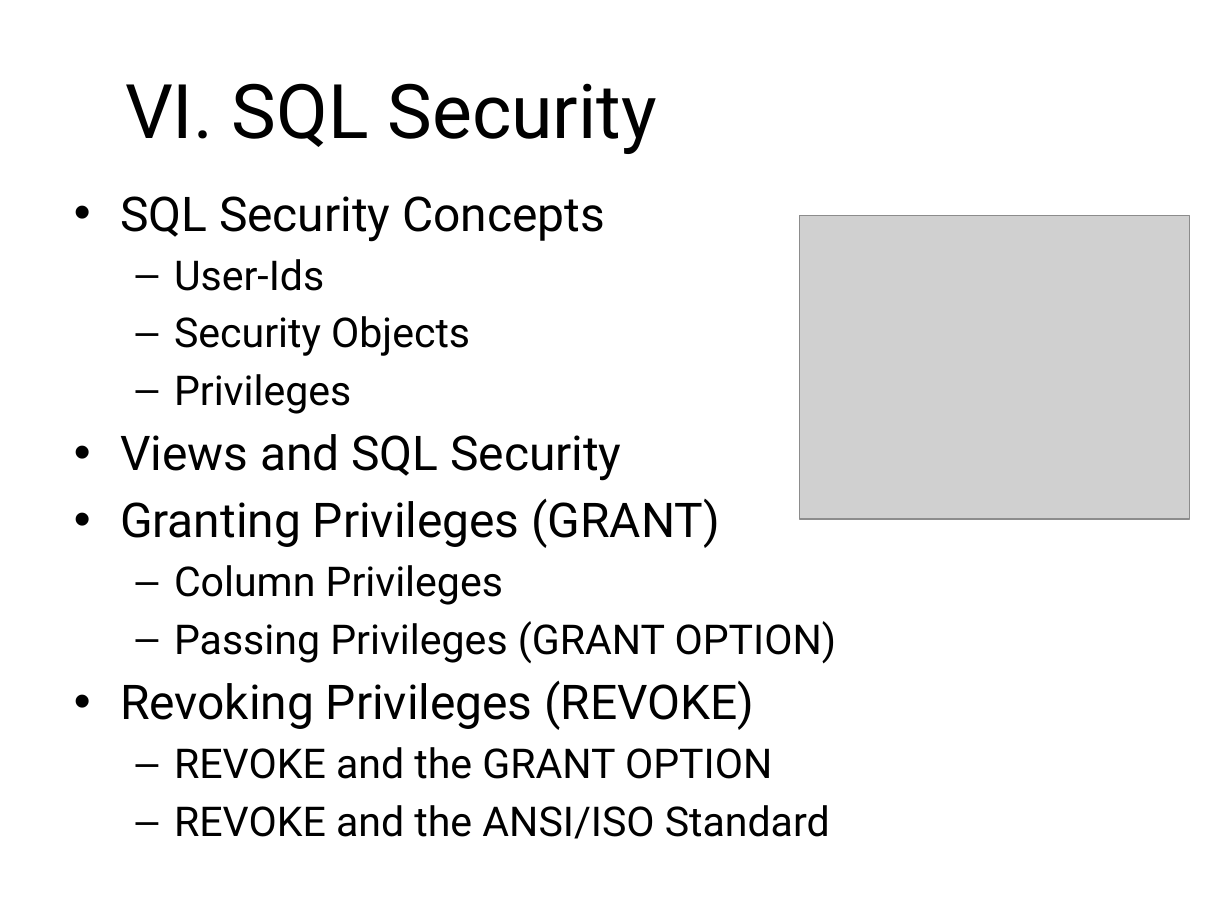
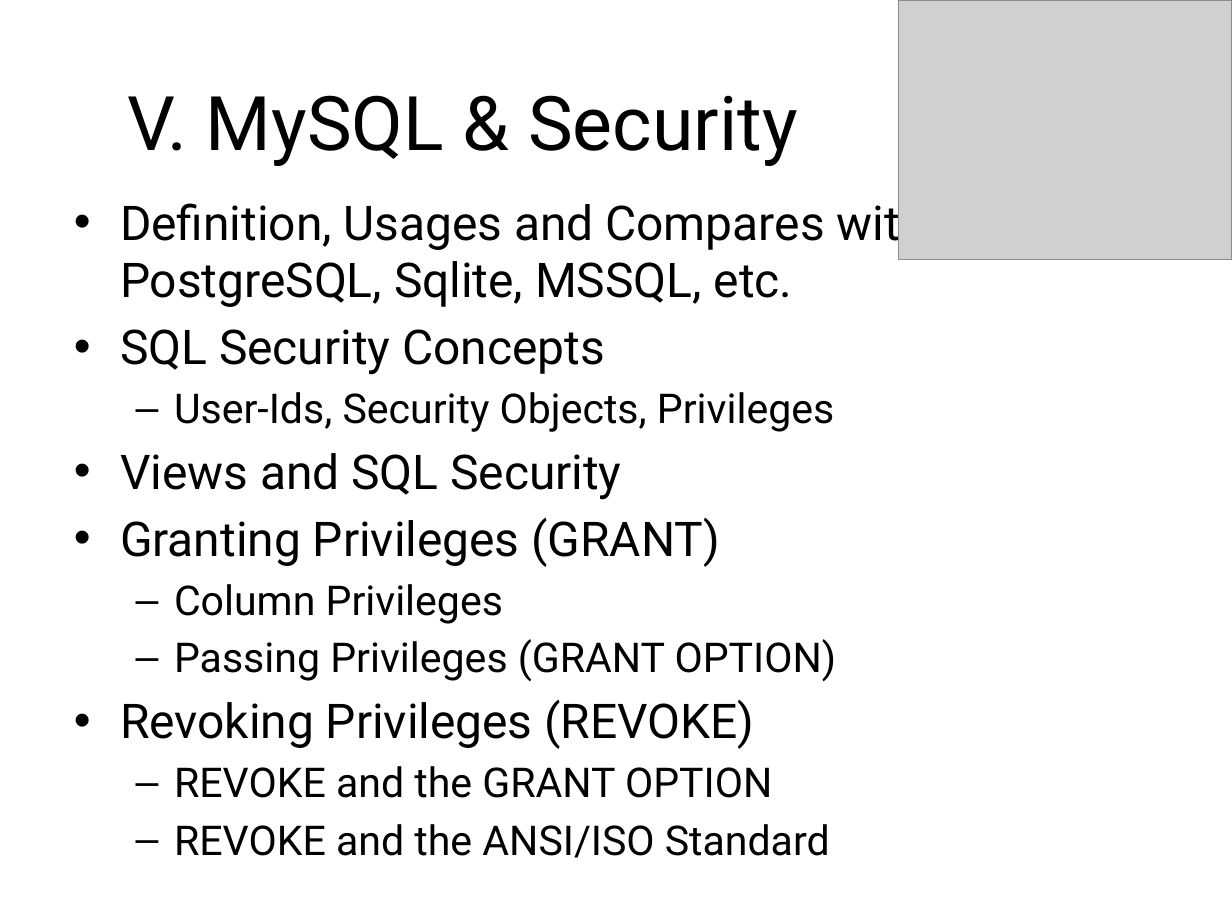
Before and after one commit to sonvq/sqltraining, a slide deck: slide 11 of QS_Training_SQL_Overview.pptx (slide 12 before the commit). Drawn at 1232x924 pixels with LibreOffice and Linux fonts; fonts in the diff are those of the drawing; grey boxes stand for pictures; background and template pictures are left out. Boxes give left, top, right and bottom in pixels: in the first picture for what was removed or moved away, otherwise in the second. Text is boxed around its words. In the diff, an @@ line names an element or a change of style, - is before the commit and + after.

```diff
--- a/QS_Training_SQL_Overview.pptx
+++ b/QS_Training_SQL_Overview.pptx
@@ picture: place and size @@
-picture at bbox=[800, 216, 1190, 519]
+picture at bbox=[898, 0, 1232, 260]
@@ title at bbox=[128, 95, 797, 166]: text changed @@
-VI. SQL Security
+V. MySQL & Security
@@ text at bbox=[120, 196, 927, 307]: paragraph added @@
+• Definition, Usages and Compares with PostgreSQL, Sqlite, MSSQL, etc.
@@ text at bbox=[174, 392, 834, 432]: text changed @@
-  – User-Ids
-  – Security Objects
-  – Privileges
+  – User-Ids, Security Objects, Privileges
```
Also in this commit, not shown: 4 other slides changed, 2 slides added, 2 slides removed, 1 other file.
